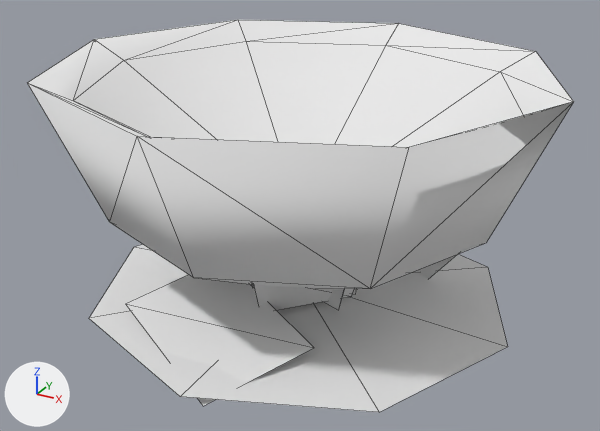
The glTF model public/3d/item/model__item__room.ofs_5519_0/5519u_ramn01_hs.gltf, before and after one commit.
Rendered twice from a 50 mm camera at (0.577, -1.049, 0.636) aimed at (0.001, -0.002, 0.112). Arrows for +X, +Y and +Z are at lower left; the lights stay in place. The picture after the commit comes second. Mesh edges are drawn as thin lines.

The scene before the commit, as lines of its bpy script (objects in view):
```python
mat_ucc_ramen0 = principled_material('ucc_ramen0')
mat_ucc_ramen0.base_color = (0.804, 0.804, 0.804)  # white #e8e8e8
mat_ucc_ramen0.roughness = 1.0
mat_ucc_ramen1 = principled_material('ucc_ramen1')
mat_ucc_ramen1.base_color = (0.804, 0.804, 0.804)  # white #e8e8e8
mat_ucc_ramen1.roughness = 1.0
mat_ucc_ramen4 = principled_material('ucc_ramen4')
mat_ucc_ramen4.base_color = (0.804, 0.804, 0.804)  # white #e8e8e8
mat_ucc_ramen4.roughness = 1.0
mat_ucc_top1 = principled_material('ucc_top1')
mat_ucc_top1.base_color = (0.804, 0.804, 0.804)  # white #e8e8e8
mat_ucc_top1.roughness = 1.0
me_5519u_ramn01_hs = bpy.data.meshes.new('5519u_ramn01_hs')
me_5519u_ramn01_hs.from_pydata(...)  # 65 vertices, 61 faces; spans x -0.39..0.39, y -0.371..0.371, z -0.115..0.348
# faces by material slot: [40, 8, 4, 1, 8]
me_5519u_ramn01_hs.materials.append(mat_ucc_ramen0)  # white #e8e8e8
me_5519u_ramn01_hs.materials.append(mat_ucc_ramen4)  # white #e8e8e8
me_5519u_ramn01_hs.materials.append(mat_ucc_ramen1)  # white #e8e8e8
me_5519u_ramn01_hs.materials.append(mat_ucc_top0)  # white #ffffff
me_5519u_ramn01_hs.materials.append(mat_ucc_top1)  # white #e8e8e8
ob_5519u_ramn01_hs = bpy.data.objects.new('5519u_ramn01_hs', me_5519u_ramn01_hs)
ob_5519u_ramn01_hs.location = (0.0, 0.0, 0.0)
```
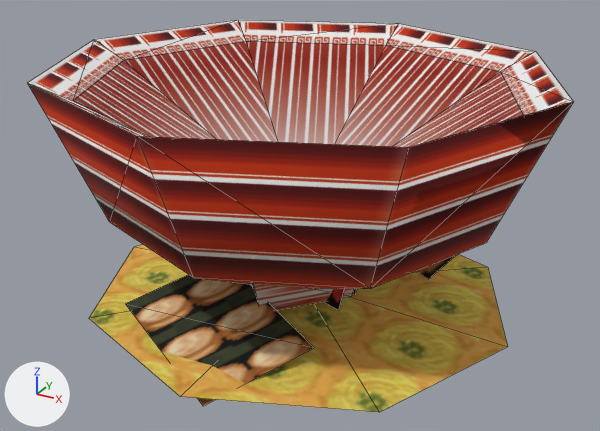
Changed parts and their boxes (x1, y1, x2, y2) in the pictures (600 x 431 px):
'5519u_ramn01_hs', surface changed (white to red): (27, 20, 574, 412) in both

Patch to the scene script:
```diff
--- a/public/3d/item/model__item__room.ofs_5519_0/5519u_ramn01_hs.gltf.py
+++ b/public/3d/item/model__item__room.ofs_5519_0/5519u_ramn01_hs.gltf.py
@@ mat_ucc_ramen0 @@
 n0 = _N.new('ShaderNodeBsdfPrincipled'); n0.name = 'Principled BSDF'
-n0.inputs[0].default_value = (0.804, 0.804, 0.804, 1.0)  # 'Base Color', white #e8e8e8
 n0.inputs[2].default_value = 1.0  # 'Roughness'
 n1 = _N.new('ShaderNodeOutputMaterial'); n1.name = 'Material Output'
+n2 = _N.new('ShaderNodeMix'); n2.name = 'Mix'
+n2.data_type = 'RGBA'
+n2.blend_type = 'MULTIPLY'
+n2.inputs[0].default_value = 1.0  # 'Factor'
+n2.inputs[7].default_value = (0.804, 0.804, 0.804, 1.0)  # 'B', white #e8e8e8
+n3 = _N.new('ShaderNodeTexImage'); n3.name = 'Image Texture'
+n3.image = img_ucc_ramen0
 _L.new(n0.outputs[0], n1.inputs[0])  # 'BSDF' to 'Surface'
+_L.new(n2.outputs[2], n0.inputs[0])  # 'Result' to 'Base Color'
+_L.new(n3.outputs[0], n2.inputs[6])  # 'Color' to 'A'
@@ mat_ucc_ramen4 @@
 n0 = _N.new('ShaderNodeBsdfPrincipled'); n0.name = 'Principled BSDF'
-n0.inputs[0].default_value = (0.804, 0.804, 0.804, 1.0)  # 'Base Color', white #e8e8e8
 n0.inputs[2].default_value = 1.0  # 'Roughness'
 n1 = _N.new('ShaderNodeOutputMaterial'); n1.name = 'Material Output'
+n2 = _N.new('ShaderNodeMix'); n2.name = 'Mix'
+n2.data_type = 'RGBA'
+n2.blend_type = 'MULTIPLY'
+n2.inputs[0].default_value = 1.0  # 'Factor'
+n2.inputs[7].default_value = (0.804, 0.804, 0.804, 1.0)  # 'B', white #e8e8e8
+n3 = _N.new('ShaderNodeTexImage'); n3.name = 'Image Texture'
+n3.image = img_ucc_ramen4
 _L.new(n0.outputs[0], n1.inputs[0])  # 'BSDF' to 'Surface'
+_L.new(n2.outputs[2], n0.inputs[0])  # 'Result' to 'Base Color'
+_L.new(n3.outputs[0], n2.inputs[6])  # 'Color' to 'A'
@@ mat_ucc_ramen1 @@
 n0 = _N.new('ShaderNodeBsdfPrincipled'); n0.name = 'Principled BSDF'
-n0.inputs[0].default_value = (0.804, 0.804, 0.804, 1.0)  # 'Base Color', white #e8e8e8
 n0.inputs[2].default_value = 1.0  # 'Roughness'
 n1 = _N.new('ShaderNodeOutputMaterial'); n1.name = 'Material Output'
+n2 = _N.new('ShaderNodeMix'); n2.name = 'Mix'
+n2.data_type = 'RGBA'
+n2.blend_type = 'MULTIPLY'
+n2.inputs[0].default_value = 1.0  # 'Factor'
+n2.inputs[7].default_value = (0.804, 0.804, 0.804, 1.0)  # 'B', white #e8e8e8
+n3 = _N.new('ShaderNodeTexImage'); n3.name = 'Image Texture'
+n3.image = img_ucc_ramen1
 _L.new(n0.outputs[0], n1.inputs[0])  # 'BSDF' to 'Surface'
+_L.new(n2.outputs[2], n0.inputs[0])  # 'Result' to 'Base Color'
+_L.new(n3.outputs[0], n2.inputs[6])  # 'Color' to 'A'
@@ mat_ucc_top1 @@
 n0 = _N.new('ShaderNodeBsdfPrincipled'); n0.name = 'Principled BSDF'
-n0.inputs[0].default_value = (0.804, 0.804, 0.804, 1.0)  # 'Base Color', white #e8e8e8
 n0.inputs[2].default_value = 1.0  # 'Roughness'
 n1 = _N.new('ShaderNodeOutputMaterial'); n1.name = 'Material Output'
+n2 = _N.new('ShaderNodeMix'); n2.name = 'Mix'
+n2.data_type = 'RGBA'
+n2.blend_type = 'MULTIPLY'
+n2.inputs[0].default_value = 1.0  # 'Factor'
+n2.inputs[7].default_value = (0.804, 0.804, 0.804, 1.0)  # 'B', white #e8e8e8
+n3 = _N.new('ShaderNodeTexImage'); n3.name = 'Image Texture'
+n3.image = img_ucc_top1
 _L.new(n0.outputs[0], n1.inputs[0])  # 'BSDF' to 'Surface'
+_L.new(n2.outputs[2], n0.inputs[0])  # 'Result' to 'Base Color'
+_L.new(n3.outputs[0], n2.inputs[6])  # 'Color' to 'A'
```
